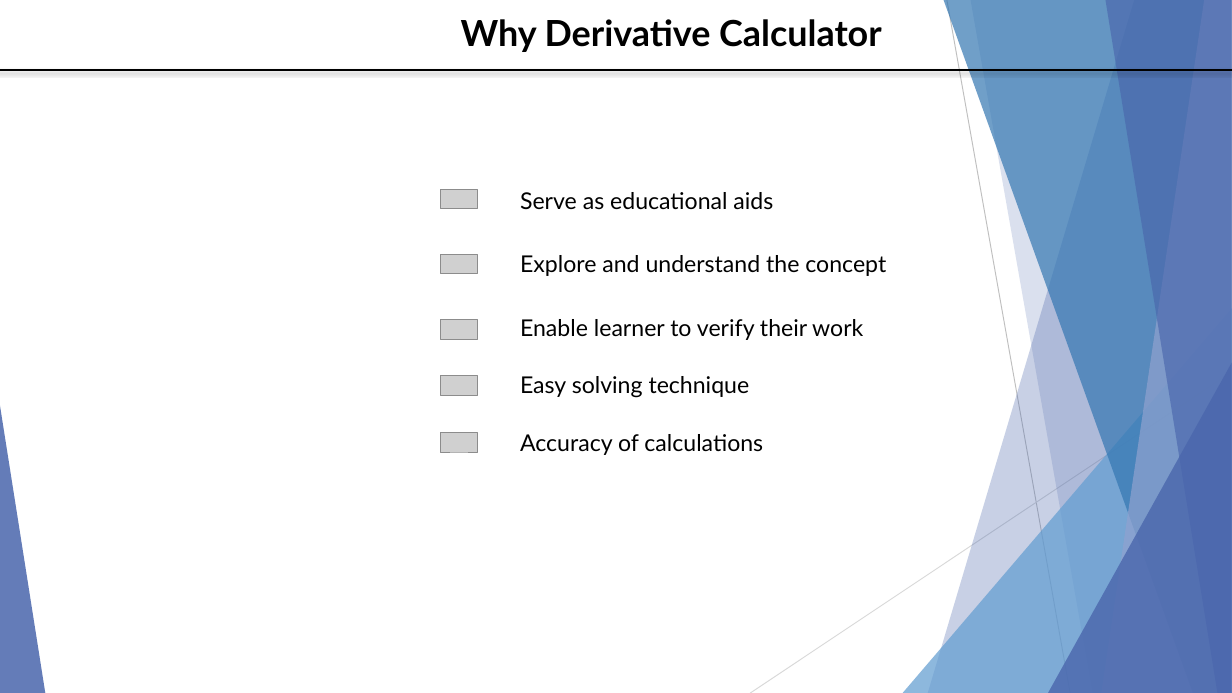
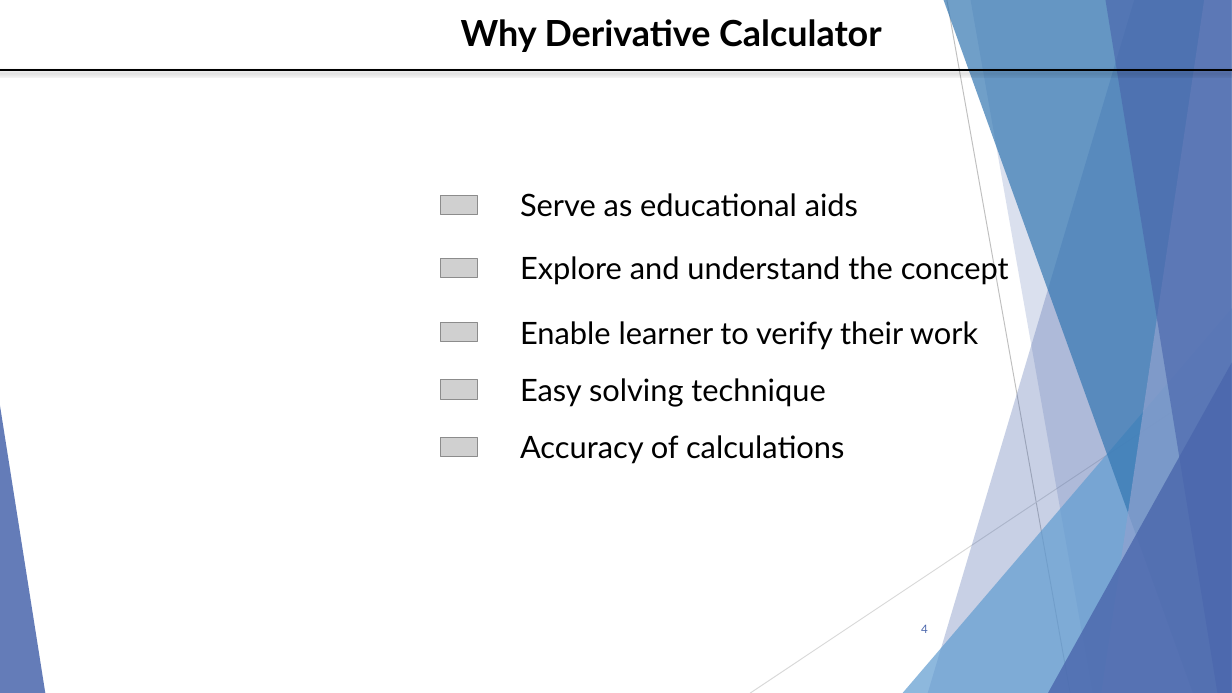
Before and after one commit to nowsadmunna/SPL-1, a slide deck: slide 4 of SPL-1 Mid Presentation.pptx (slide 3 before the commit). Drawn at 1232x693 pixels with LibreOffice and Linux fonts; fonts in the diff are those of the drawing; grey boxes stand for pictures; background and template pictures are left out. Boxes give left, top, right and bottom in pixels: in the first picture for what was removed or moved away, otherwise in the second. Text is boxed around its words. In the diff, an @@ line names an element or a change of style, - is before the commit and + after.

```diff
--- a/SPL-1 Mid Presentation.pptx
+++ b/SPL-1 Mid Presentation.pptx
@@ 4 pictures: place and size @@
-4 pictures at [441,189,478,452]
+4 pictures at [441,195,478,457]
@@ size 18 to 24 pt in 5 elements at [520,378,825,407], [520,435,844,464], [520,252,1009,285], [520,321,978,350], [520,193,858,217] @@
@@ page number added at [921,624,928,633], 9 pt, text #4A66AC @@
+4
```
Also in this commit, not shown: 8 other slides changed, 1 slide added.
